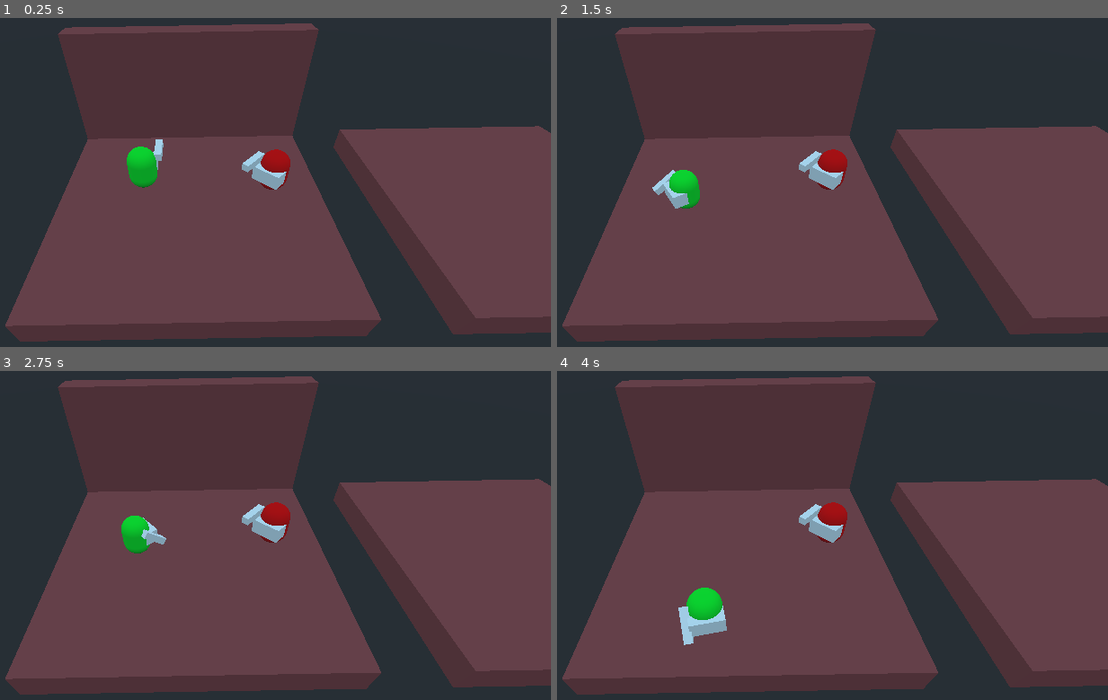
Above: before the commit, frames 1-4 (two rows, left to right).
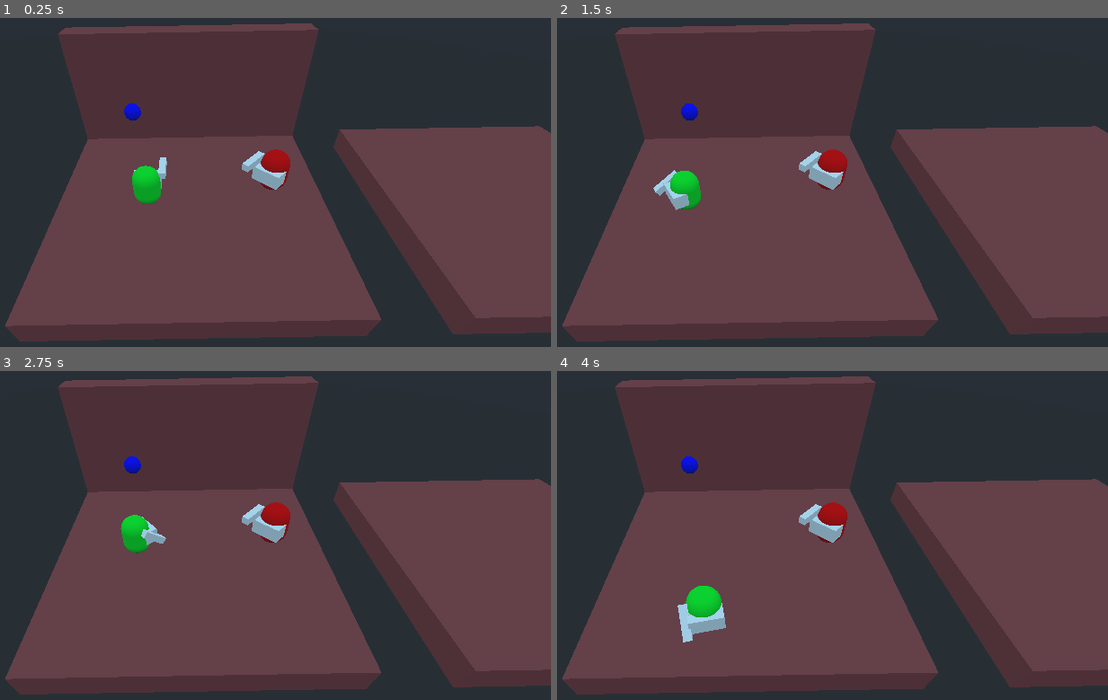
Above: after the commit, the same moments.

Repository: nestorac/rts
Game: Godot game, scene res://escena_ppal.tscn
The game is run twice, just before and just after one commit, with the same random seed, the same clock (stepped at 60 frames per second) and the same inputs.
Inputs (mouse positions are in pixels of both pictures, inside the frame that each line leads up to):
- Up to frame 1 (0.25 s): no input
- Up to frame 2 (1.5 s): move the mouse to (904, 195) at 0.52 s; press the mouse at (904, 195) at 0.53 s; move the mouse to (606, 238) at 1.27 s; release the mouse at (606, 238) at 1.28 s; right-click (606, 238) at 1.35 s
- Up to frame 3 (2.75 s): move the mouse to (264, 479) at 2.02 s; press the mouse at (264, 479) at 2.03 s
- Up to frame 4 (4 s): move the mouse to (711, 653) at 2.77 s; release the mouse at (711, 653) at 2.78 s; right-click (711, 653) at 2.85 s; move the mouse to (964, 634) at 3.52 s; press the mouse at (964, 634) at 3.53 s

The runs differ from the first frame. In frame 1, 1.1% of the frame differs, in the area x 22-31%, y 25-57%; in frame 2, 0.2%; in frame 3, 0.2%; in frame 4, 0.4%.

Commit message:
Creating an arrow.

Diff:
--- a/Enemy.gd
+++ b/Enemy.gd
@@ -22,6 +22,8 @@
 	if damaged == true:
 		apply_damage()
 		anim.play("Damage")
+	else:
+		print ("Lanzar flecha")
 
 
 func _on_Hurtbox_area_entered(area):
--- a/escena_ppal.tscn
+++ b/escena_ppal.tscn
@@ -13,6 +13,14 @@
 
 [sub_resource type="BoxShape" id=3]
 extents = Vector3( 10.2772, 1, 10.0943 )
+
+[sub_resource type="SphereShape" id=21]
+
+[sub_resource type="SpatialMaterial" id=22]
+albedo_color = Color( 0, 0.0156863, 1, 1 )
+
+[sub_resource type="SphereMesh" id=23]
+material = SubResource( 22 )
 
 [sub_resource type="SpatialMaterial" id=9]
 albedo_color = Color( 0, 1, 0.180392, 1 )
@@ -204,6 +212,18 @@
 [node name="CollisionShape" type="CollisionShape" parent="Piso2"]
 shape = SubResource( 3 )
 
+[node name="Arrow" type="KinematicBody" parent="."]
+transform = Transform( 1, 0, 0, 0, 1, 0, 0, 0, 1, -3.45768, 7.58724, -0.105212 )
+
+[node name="CollisionShape" type="CollisionShape" parent="Arrow"]
+transform = Transform( 3, 0, 0, 0, 3, 0, 0, 0, 3, 0, 0, 0 )
+shape = SubResource( 21 )
+
+[node name="MeshInstance" type="MeshInstance" parent="Arrow"]
+transform = Transform( 0.5, 0, 0, 0, 0.5, 0, 0, 0, 0.5, 0, 0.336316, 0 )
+mesh = SubResource( 23 )
+material/0 = null
+
 [node name="Warrior" type="KinematicBody" parent="."]
 transform = Transform( 1, 0, 0, 0, 1, 0, 0, 0, 1, -3.37974, 4.65742, 0 )
 script = ExtResource( 2 )
Not shown: 1 places in escena_ppal.tscn that only renumber resources
